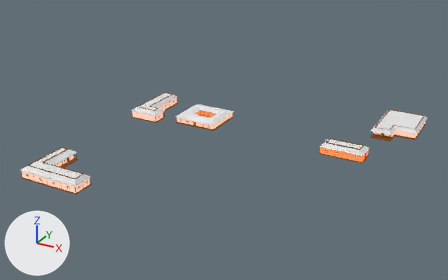
One commit to the FBX model Assets/Content/Models/Buildings/Buildings_Set_04.fbx: the scene before it, then after it.
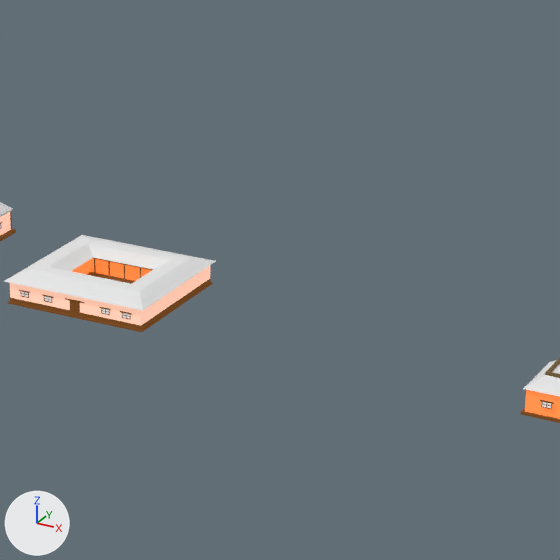
Each version is shown whole from a 50 mm lens placed at (36.5, -81.3, 36.1), pointed at (-1.9, -11.5, 1.2), then close up on the part from 39% to 74% of the width and 14% to 69% of the height. The lights are fixed; the arrows at lower left show +X, +Y and +Z. Where no turn or scale is listed for an object, it has been applied to the vertices. Vertices at the same position are counted once.
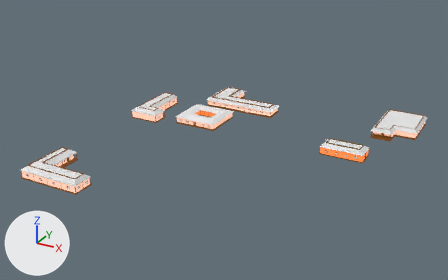
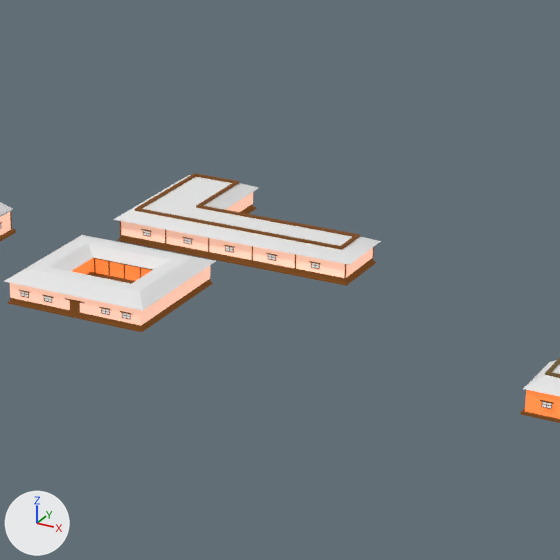
Commit message: add new building

Changed parts and their boxes [x1, y1, x2, y2] in the close-ups (560 x 560 px):
'Cube.042', reshaped: before [0, 202, 560, 423]; after [0, 173, 560, 423]
part 1 of me_cube_065, added: after [113, 173, 381, 265]
part 2 of me_cube_065, added (beige): after [118, 192, 376, 286]
part 3 of me_cube_065, added: after [311, 263, 320, 269]
part 4 of me_cube_065, added (brown): after [121, 204, 373, 282]

The edits, one by one:
me_cube_065 is used by ob_cube_042; location (0.0, 0.0, 0.0).
me_cube_065 had 1978 vertices, 1210 faces and spanned x -20.3..21.1, y -32.0..11.2, z 0.0..1.7.
me_cube_065 now has 2300 vertices, 1418 faces and spans x -20.3..21.1, y -32.0..11.2, z 0.0..1.7.
me_cube_065 part 1: a new loose piece of 30 vertices spanning x -12.8..-0.8, y 1.9..9.1, z 1.0..1.4.
me_cube_065 part 2: a new loose piece of 24 vertices spanning x -12.6..-1.0, y 2.0..9.0, z 0.0..1.0, in mat_mat_generaltex.
me_cube_065 part 3: a new loose piece of 16 vertices spanning x -2.8..-2.4, y 2.1, z 0.4..0.7, in mat_mat_generaltex.
me_cube_065 part 4: 12 vertices added at x -12.5..-1.1, y 2.1..8.9, z 0.0..0.2.
